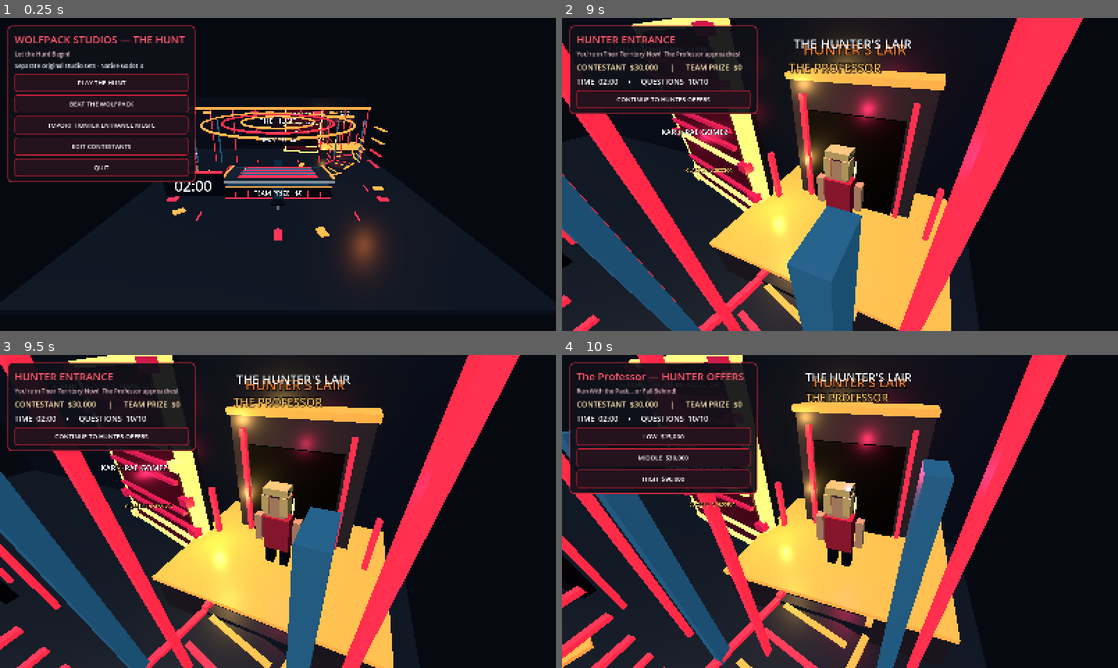
Above: before the commit, frames 1-4 (two rows, left to right).
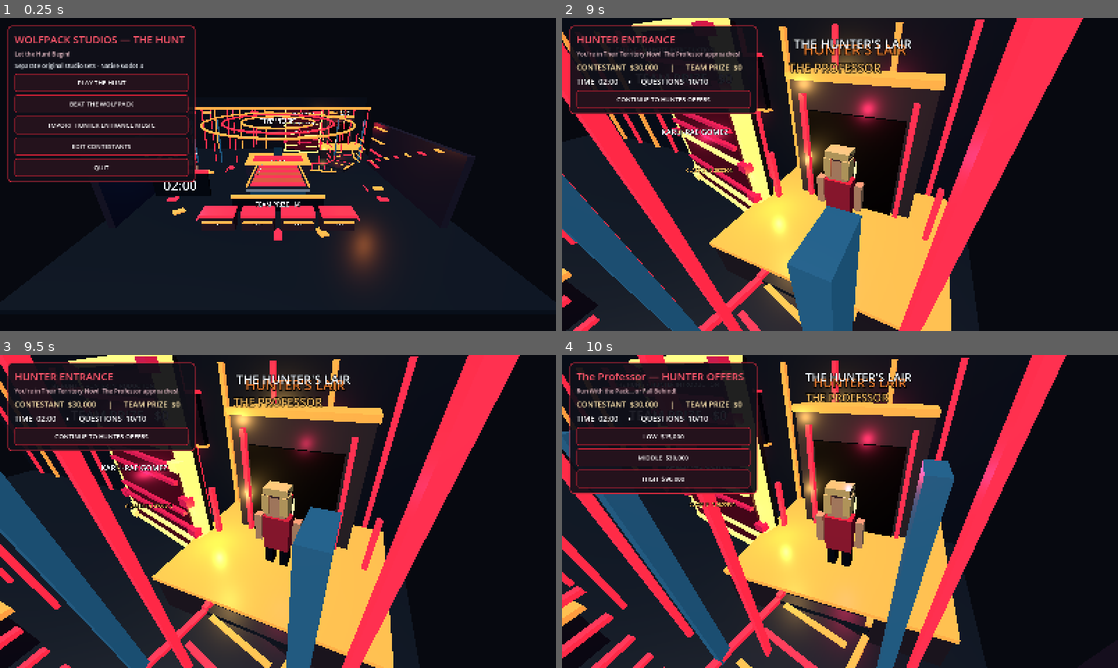
Above: after the commit, the same moments.

Repository: Becksploder2/The-Hunt
Game: Godot game, scene res://main.tscn
Two runs of this game, one before a commit and one after it. Both use one fixed random seed, a clock stepped at 60 frames per second and the inputs below.
Inputs:
- Up to frame 1 (0.25 s): no input
- Up to frame 2 (9 s): click "PLAY THE HUNT" at 0.5 s; click "START CASH BUILDER" at 1.25 s; click "Ottawa" at 2 s; click "Jupiter" at 2.75 s; click "Five" at 3.5 s; click "Gold" at 4.25 s; click "86" at 5 s; click "Indian" at 5.75 s; click "11" at 6.5 s; click "Raphael" at 7.25 s; click "Japan" at 8 s; click "Central Power Unit" at 8.75 s
- Up to frame 3 (9.5 s): no input
- Up to frame 4 (10 s): click "CONTINUE TO HUNTER OFFERS" at 9.5 s

The runs differ from the first frame. In frame 1, 4.3% of the frame differs, in the area x 29-86%, y 29-68%; in frame 2, 2.2%; in frame 3, 2.1%; in frame 4, 2.0%.

Commit message:
Match Chase studio layout in Wolfpack palette: narrow sloped seven-zone board, raised Hunter platform and four contestant desks

Diff:
--- a/godot/main.gd
+++ b/godot/main.gd
@@ -565,8 +565,8 @@
   Vector3(8.55,1.0,-9.0),
   Vector3(7.9,0.72,-6.4),
   Vector3(6.3,0.40,-4.65),
-  Vector3(3.55,0.0,-3.48),
-  Vector3(0.0,0.0,-3.45)
+  Vector3(3.55,0.36,-5.05),
+  Vector3(0.0,0.75,-5.45)
  ]
  _box(studio,Vector3(5.8,1.25,4.25),Vector3(8.55,0.44,-11.3),Color("#28212b"))
  _box(studio,Vector3(5.9,0.13,4.35),Vector3(8.55,1.13,-11.3),ORANGE,true)
@@ -580,37 +580,56 @@
   _box(studio,Vector3(0.13,1.6,0.17),Vector3(x,2.1,-11.4),RED,true)
 
 func _build_hunt_table() -> void:
- # Table rises toward the Hunter; only the playing surface tilts, keeping
- # the cash fascia and rear broadcast displays upright and readable.
- _box(studio,Vector3(8.65,0.35,4.55),Vector3(0,0.62,-0.20),DARK)
- _box(studio,Vector3(8.2,0.85,4.22),Vector3(0,1.05,-0.20),BLUE)
+ # Chase-style show geometry adapted for The Hunt: long, narrow, seven-zone
+ # inclined playing surface, separate four-person contestant stations and a
+ # raised Hunter dais. Distinct Wolfpack scarlet / warm-gold lighting.
+ _box(studio,Vector3(6.7,1.28,3.6),Vector3(0,0.54,-5.35),Color("#272133"))
+ _box(studio,Vector3(6.92,0.15,3.85),Vector3(0,1.24,-5.35),ORANGE,true)
+ _box(studio,Vector3(5.2,0.32,1.3),Vector3(0,1.53,-4.7),RED,true)
+ _text(studio,"HUNTER POSITION",Vector3(0,1.56,-4.0),43,0.004,WHITE)
+ _seat(Vector3(0,0.75,-5.45))
+ # A narrow wedge visually grows taller toward the raised Hunter dais.
+ _box(studio,Vector3(4.34,0.83,7.15),Vector3(0,0.69,-0.07),BLUE)
  tilt_table=Node3D.new()
  tilt_table.name="SlopedChaseTable"
- tilt_table.position=Vector3(0,1.55,-0.2)
+ tilt_table.position=Vector3(0,1.41,-0.12)
  tilt_table.rotation_degrees.x=-9.0
  studio.add_child(tilt_table)
- _box(tilt_table,Vector3(8.96,0.23,4.78),Vector3.ZERO,Color("#a2b0ba"))
- _box(tilt_table,Vector3(8.96,0.065,4.8),Vector3(0,0.15,0),Color("#172431"))
- for x in [-4.4,4.4]:
-  _box(tilt_table,Vector3(0.10,0.20,4.79),Vector3(x,0.23,0),ORANGE,true)
+ _box(tilt_table,Vector3(4.52,0.21,7.55),Vector3.ZERO,Color("#8c9bac"))
+ _box(tilt_table,Vector3(4.55,0.06,7.56),Vector3(0,0.14,0),Color("#1a2231"))
+ for x in [-2.24,2.24]:
+  _box(tilt_table,Vector3(0.115,0.19,7.56),Vector3(x,0.24,0),ORANGE,true)
  for i in range(7):
-  var row_z:float=-1.80+float(i)*0.55
-  _box(tilt_table,Vector3(6.45,0.04,0.47),Vector3(0,0.21,row_z),RED if i%2==0 else BLUE,true)
-  var marker:=_text(tilt_table,str(i+1),Vector3(-3.0,0.39,row_z),30,0.004,WHITE)
+  var row_z:float=-3.05+float(i)*1.02
+  _box(tilt_table,Vector3(4.04,0.045,0.86),Vector3(0,0.22,row_z),RED if i%2==0 else Color("#893728"),true)
+  var marker:=_text(tilt_table,str(i+1),Vector3(-1.65,0.40,row_z),42,0.004,WHITE)
   board_marks.append(marker)
- for x in [-3.4,-2.4,2.4,3.4]:
-  _box(studio,Vector3(0.085,0.72,0.15),Vector3(x,0.94,2.20),RED,true)
- _box(studio,Vector3(8.35,1.0,0.12),Vector3(0,1.04,2.18),DARK)
- _box(studio,Vector3(8.45,0.09,0.19),Vector3(0,1.55,2.22),ORANGE,true)
- _box(studio,Vector3(8.45,0.09,0.19),Vector3(0,0.51,2.22),RED,true)
- table_prize=_text(studio,"TEAM PRIZE   $0",Vector3(0,1.08,2.36),72,0.007,WHITE)
- _box(studio,Vector3(9.2,1.65,0.18),Vector3(0,3.0,-7.3),DARK)
- prize_label=_text(studio,"TEAM PRIZE   $0",Vector3(0,3.0,-7.12),70,0.008,WHITE)
- _box(studio,Vector3(4.35,1.85,0.22),Vector3(-6.1,2.25,3.2),DARK)
- _box(studio,Vector3(4.35,0.13,0.28),Vector3(-6.1,3.2,3.2),RED,true)
- stage_clock=_text(studio,"02:00",Vector3(-6.1,2.22,3.37),117,0.009,WHITE)
- _seat(Vector3(0,0,3.05))
- _seat(Vector3(0,0,-3.25))
+ # Chase-style four contestant stations, visible behind the table's low end.
+ for i in range(4):
+  var x:float=(float(i)-1.5)*2.55
+  _box(studio,Vector3(2.1,1.1,1.1),Vector3(x,0.75,5.35),Color("#34212e"))
+  _box(studio,Vector3(2.16,0.14,1.24),Vector3(x,1.37,5.35),RED,true)
+  _box(studio,Vector3(1.9,0.11,0.15),Vector3(x,0.91,5.95),ORANGE,true)
+  _text(studio,"PLAYER %d" % [i+1],Vector3(x,0.88,6.04),35,0.0036,WHITE)
+ # Independent, readable scoreboards and visible front fascias stay vertical.
+ _box(studio,Vector3(6.6,1.2,0.22),Vector3(0,1.0,3.83),DARK)
+ _box(studio,Vector3(6.72,0.11,0.25),Vector3(0,1.59,3.86),ORANGE,true)
+ table_prize=_text(studio,"TEAM PRIZE   $0",Vector3(0,1.05,3.98),69,0.0062,WHITE)
+ _box(studio,Vector3(8.5,1.9,0.3),Vector3(0,4.3,-13.9),DARK)
+ _box(studio,Vector3(8.62,0.11,0.36),Vector3(0,5.27,-13.9),RED,true)
+ _box(studio,Vector3(8.62,0.11,0.36),Vector3(0,3.33,-13.9),ORANGE,true)
+ prize_label=_text(studio,"TEAM PRIZE   $0",Vector3(0,4.32,-13.66),75,0.0076,WHITE)
+ _box(studio,Vector3(3.75,1.7,0.18),Vector3(-6.5,2.75,4.15),DARK)
+ _box(studio,Vector3(3.84,0.12,0.22),Vector3(-6.5,3.64,4.15),RED,true)
+ stage_clock=_text(studio,"02:00",Vector3(-6.5,2.75,4.35),111,0.0079,WHITE)
+ # Separate rear and side LED geometry mirroring the Chase studio's depth.
+ for i in range(13):
+  var x:float=(float(i)-6.0)*1.82
+  _box(studio,Vector3(0.16,6.2,0.16),Vector3(x,3.0,-13.84),RED if i%2==0 else ORANGE,true)
+ for side in [-1.0,1.0]:
+  _box(studio,Vector3(0.48,5.1,12.6),Vector3(side*11.35,2.45,-1.15),Color("#211e31"))
+  for j in range(7):
+   _box(studio,Vector3(0.20,0.12,0.8),Vector3(side*11.03,0.7+float(j)*0.67,-6.2+float(j)*1.54),ORANGE if j%2==0 else RED,true)
 
 func _seat(position: Vector3) -> void:
  _box(studio,Vector3(0.95,0.23,0.92),position+Vector3(0,0.68,0),DARK)
@@ -975,7 +994,7 @@
  hunter_avatar=_featured_hunter(hunter)
  hunter_avatar.visible=true
  hunter_avatar.position=entrance_waypoints[0] if mode=="hunt" and entrance_waypoints.size()>0 else Vector3(7.7,0,-6.8)
- hunter_target=Vector3(0,0,-3.45)
+ hunter_target=Vector3(0,0.75,-5.45)
  walking=true
  walk_elapsed=0.0
  _set_hunter_presentation(hunter)
